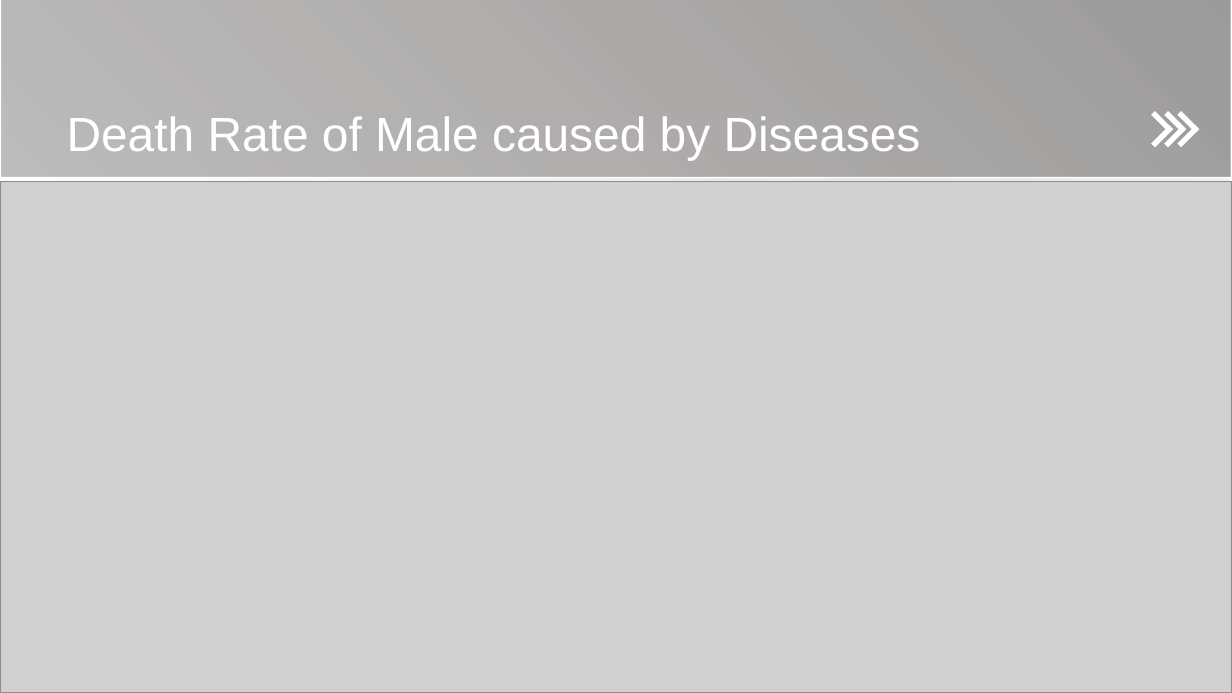
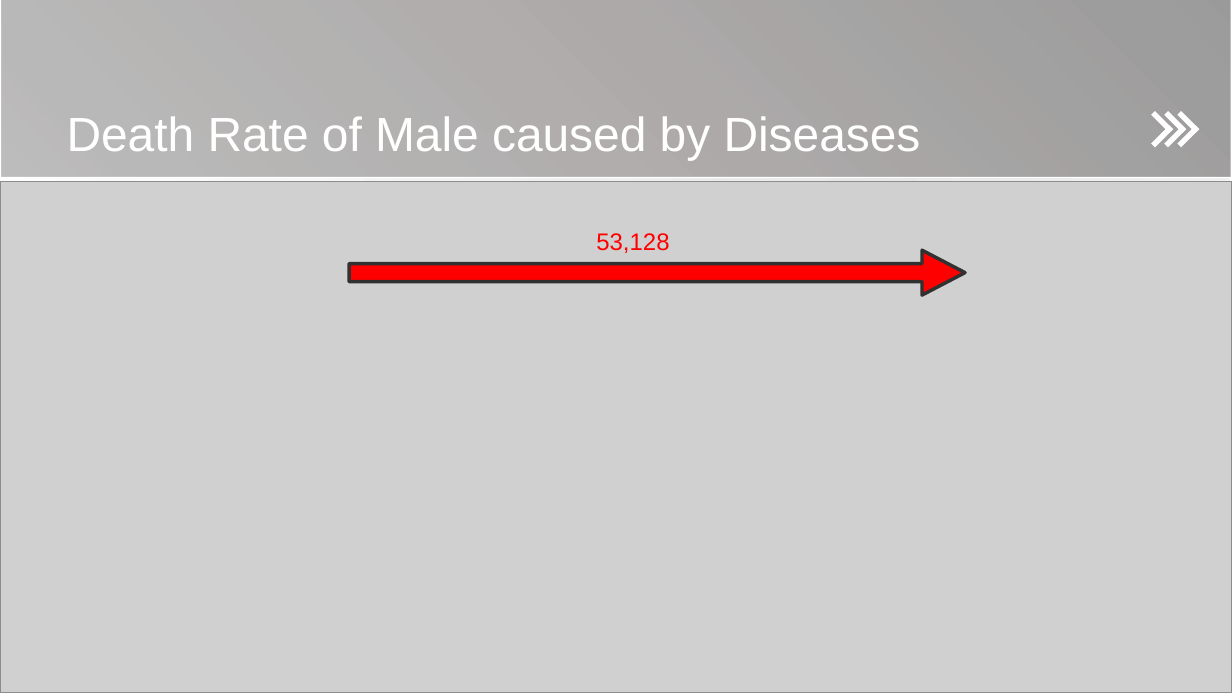
Before and after one commit to Glennarcega/IT-BA-3203-PROJECT, a slide deck: slide 10 of Social Factor in the Philippines (PPT).pptx. Drawn at 1232x693 pixels with LibreOffice and Linux fonts; fonts in the diff are those of the drawing; grey boxes stand for pictures; background and template pictures are left out. Boxes give left, top, right and bottom in pixels: in the first picture for what was removed or moved away, otherwise in the second. Text is boxed around its words. In the diff, an @@ line names an element or a change of style, - is before the commit and + after.

```diff
--- a/Social Factor in the Philippines (PPT).pptx
+++ b/Social Factor in the Philippines (PPT).pptx
@@ text added at [596,233,669,253], 14 pt, text #FF0000 @@
+53,128
@@ right arrow added at [349,250,965,294], fill #FF0000, outline #323232 2 pt @@
```
Also in this commit, not shown: 1 other slide changed.
